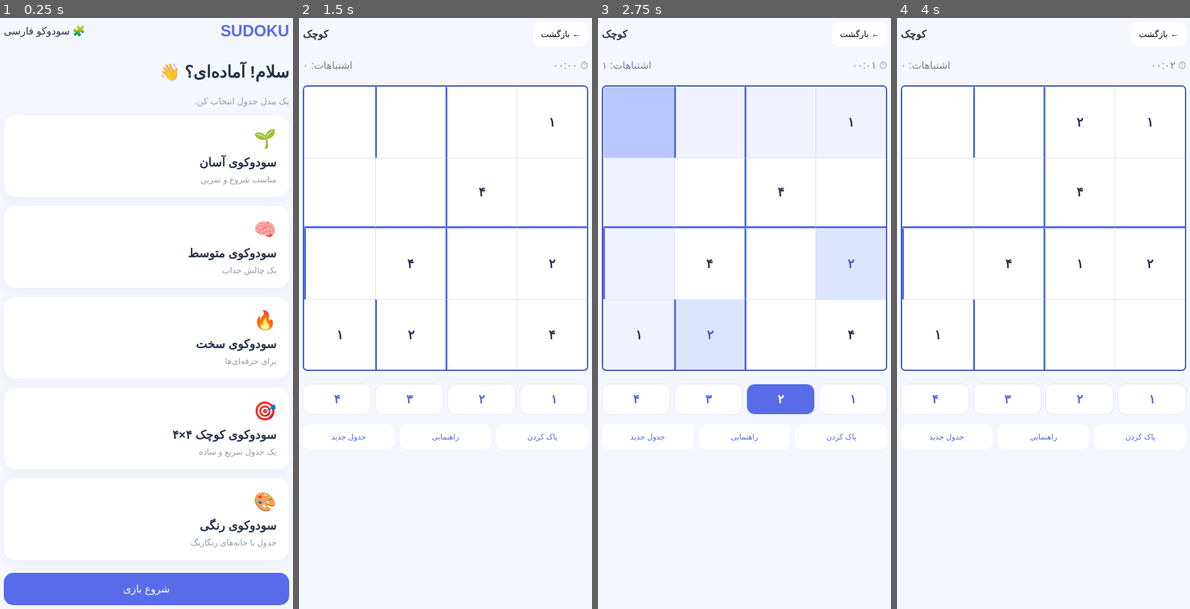
Above: before the commit, frames 1-4 (left to right).
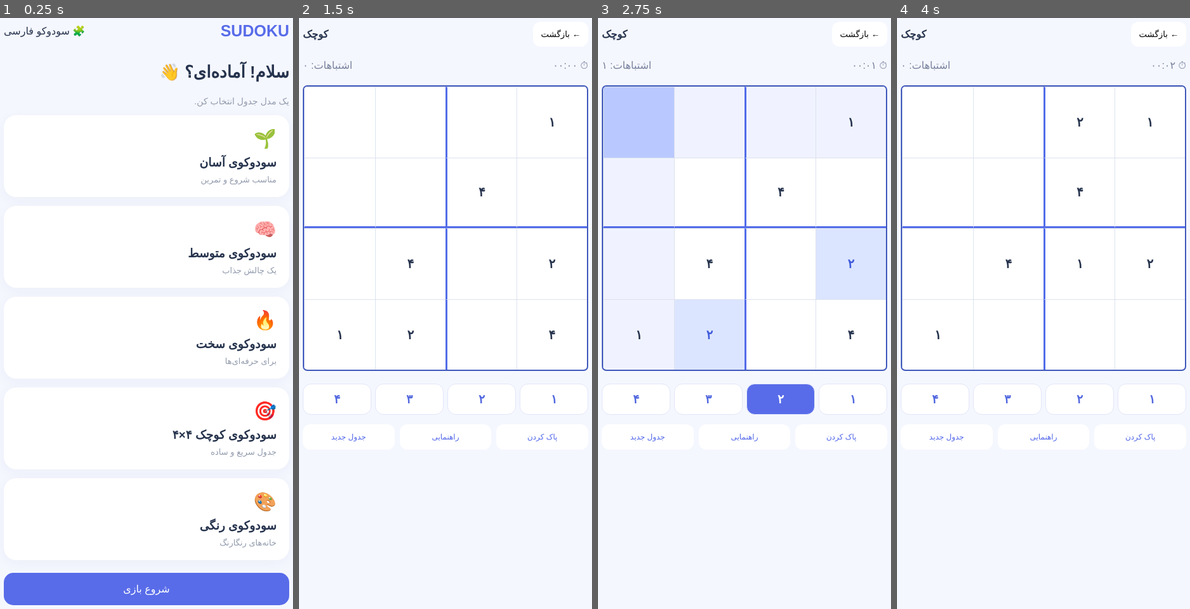
Above: after the commit, the same moments.

Repository: parsabouhi/sudoku-persian
Game: browser game, page index.html
Two runs of this game, one before a commit and one after it. Both use one fixed random seed, a clock stepped at 60 frames per second and the inputs below.
Inputs (mouse positions are in pixels of both pictures, inside the frame that each line leads up to):
- Up to frame 1 (0.25 s): no input
- Up to frame 2 (1.5 s): click (445, 425) at 1.27 s
- Up to frame 3 (2.75 s): click (639, 124) at 1.87 s; click "۲" at 2.47 s
- Up to frame 4 (4 s): click (1008, 195) at 3.07 s; click "جدول جدید" at 3.67 s

The runs differ from the first frame. In frame 1, 0.2% of the frame differs, in the area x 65-95%, y 72-90%; in frame 2, 0.2%; in frame 3, 0.2%; in frame 4, 0.2%.

Commit message:
Update index.html

Diff:
--- a/index.html
+++ b/index.html
@@ -3,41 +3,24 @@
 <html lang="fa" dir="rtl">
 <head>
 <meta charset="UTF-8">
-<meta name="viewport" content="width=device-width, initial-scale=1">
+<meta name="viewport" content="width=device-width,initial-scale=1">
 <meta name="theme-color" content="#f5f7ff">
 <title>سودوکو فارسی</title>
 
 <style>
 *{box-sizing:border-box}
 body{
- margin:0;
- background:#f5f7ff;
- color:#26334d;
+ margin:0;background:#f5f7ff;color:#26334d;
  font-family:Tahoma,Arial,sans-serif;
 }
-.container{
- max-width:480px;
- margin:auto;
- padding:22px 15px;
-}
-header{
- display:flex;
- justify-content:space-between;
- align-items:center;
-}
-.logo{
- font-size:25px;
- font-weight:bold;
- color:#586ce9;
-}
+.container{max-width:480px;margin:auto;padding:22px 15px}
+header{display:flex;justify-content:space-between;align-items:center}
+.logo{font-size:25px;font-weight:bold;color:#586ce9}
 h1{font-size:26px;margin-top:35px}
 .sub{color:#929bad;font-size:14px}
 .card{
- background:white;
- border-radius:20px;
- padding:20px;
- margin-top:14px;
- cursor:pointer;
+ background:white;border-radius:20px;padding:20px;
+ margin-top:14px;cursor:pointer;
  box-shadow:0 5px 20px #26365c0b;
 }
 .card h3{margin:0 0 8px}
@@ -45,33 +28,14 @@
 .icon{font-size:29px;margin-bottom:10px}
 button{font-family:inherit;cursor:pointer}
 .primary{
- width:100%;
- padding:16px;
- border:0;
- border-radius:15px;
- background:#586ce9;
- color:white;
- font-size:16px;
- margin-top:20px;
+ width:100%;padding:16px;border:0;border-radius:15px;
+ background:#586ce9;color:white;font-size:16px;margin-top:20px;
 }
 #game{display:none}
-.top{
- display:flex;
- justify-content:space-between;
- align-items:center;
-}
-.back{
- border:0;
- background:white;
- padding:12px;
- border-radius:12px;
-}
-.info{
- display:flex;
- justify-content:space-between;
- color:#77819b;
- margin-top:20px;
-}
+.top{display:flex;justify-content:space-between;align-items:center}
+.back{border:0;background:white;padding:12px;border-radius:12px}
+.info{display:flex;justify-content:space-between;color:#77819b;margin-top:20px}
+
 .board{
  display:grid;
  grid-template-columns:repeat(9,1fr);
@@ -95,37 +59,10 @@
  cursor:pointer;
  user-select:none;
 }
-
-/* خطوط عمودی مربع‌های ۳×۳ */
-.cell:nth-child(9n+3),
-.cell:nth-child(9n+6){
- border-left:3px solid #536ce9;
-}
-
-/* خطوط افقی مربع‌های ۳×۳ */
-.cell:nth-child(n+19):nth-child(-n+27),
-.cell:nth-child(n+46):nth-child(-n+54){
- border-bottom:3px solid #536ce9;
-}
-
-.cell.fixed{
- font-weight:bold;
- color:#26334d;
-}
-.cell.selected{
- background:#b9c9ff!important;
-}
-.cell.related{
- background:#f0f3ff;
-}
-.cell.same{
- background:#dce5ff;
- color:#405bdc;
-}
-.cell.wrong{
- color:#e34e65;
- background:#ffe8eb;
-}
+.cell.fixed{font-weight:bold;color:#26334d}
+.cell.selected{background:#b9c9ff!important}
+.cell.related{background:#f0f3ff}
+.cell.same{background:#dce5ff;color:#405bdc}
 
 /* جدول رنگی */
 .board.colorful .cell:nth-child(9n+1){background:#fff0ed}
@@ -137,40 +74,22 @@
 .board.colorful .cell:nth-child(9n+7){background:#e5f8f8}
 .board.colorful .cell:nth-child(9n+8){background:#fff0df}
 .board.colorful .cell:nth-child(9n+9){background:#eef0ff}
-.board.colorful .cell.selected{background:#b9c9ff!important}
 
 .numbers{
  display:grid;
  grid-template-columns:repeat(9,1fr);
- gap:6px;
- margin-top:20px;
+ gap:6px;margin-top:20px;
 }
 .numbers button{
- border:1px solid #e2e7f8;
- background:white;
- color:#5268df;
- border-radius:13px;
- min-height:49px;
- font-size:19px;
- font-weight:bold;
-}
-.numbers button.active{
- background:#586ce9;
- color:white;
-}
-.actions{
- display:flex;
- gap:8px;
- margin-top:15px;
-}
+ border:1px solid #e2e7f8;background:white;
+ color:#5268df;border-radius:13px;
+ min-height:49px;font-size:19px;font-weight:bold;
+}
+.numbers button.active{background:#586ce9;color:white}
+.actions{display:flex;gap:8px;margin-top:15px}
 .actions button{
- flex:1;
- border:0;
- background:white;
- color:#5368e9;
- padding:13px 4px;
- border-radius:12px;
- font-size:12px;
+ flex:1;border:0;background:white;color:#5368e9;
+ padding:13px 4px;border-radius:12px;font-size:12px;
 }
 </style>
 </head>
@@ -208,13 +127,13 @@
 <div class="card" onclick="start('کوچک',4,false)">
 <div class="icon">🎯</div>
 <h3>سودوکوی کوچک ۴×۴</h3>
-<p>یک جدول سریع و ساده</p>
+<p>جدول سریع و ساده</p>
 </div>
 
 <div class="card" onclick="start('رنگی',9,true)">
 <div class="icon">🎨</div>
 <h3>سودوکوی رنگی</h3>
-<p>جدول با خانه‌های رنگارنگ</p>
+<p>خانه‌های رنگارنگ</p>
 </div>
 
 <button class="primary" onclick="start('متوسط',9,false)">
@@ -269,14 +188,19 @@
   shuffle([0,1,2]).map(x=>g*3+x)
  );
  let nums=shuffle([1,2,3,4,5,6,7,8,9]);
+
  return rows.map(r=>cols.map(c=>
   nums[(r*3+Math.floor(r/3)+c)%9]
  ));
 }
 
 function makeSmall(){
- let base=[[1,2,3,4],[3,4,1,2],[2,1,4,3],[4,3,2,1]];
- return base;
+ return [
+ [1,2,3,4],
+ [3,4,1,2],
+ [2,1,4,3],
+ [4,3,2,1]
+ ];
 }
 
 function start(level,s,color){
@@ -298,19 +222,22 @@
  if(size===4){
   solution=makeSmall();
   puzzle=solution.map(r=>r.slice());
+
   shuffle(Array.from({length:16},(_,i)=>i))
-   .slice(7).forEach(i=>{
-    puzzle[Math.floor(i/4)][i%4]=0;
-   });
+  .slice(7).forEach(i=>{
+   puzzle[Math.floor(i/4)][i%4]=0;
+  });
  }else{
   solution=makeSolution();
   puzzle=solution.map(r=>r.slice());
+
   let level=document.getElementById('level').textContent;
   let count=level==='آسان'?35:level==='سخت'?52:43;
+
   shuffle(Array.from({length:81},(_,i)=>i))
-   .slice(0,count).forEach(i=>{
-    puzzle[Math.floor(i/9)][i%9]=0;
-   });
+  .slice(0,count).forEach(i=>{
+   puzzle[Math.floor(i/9)][i%9]=0;
+  });
  }
 
  initial=puzzle.map(r=>r.slice());
@@ -337,20 +264,22 @@
 
   if(initial[r][c])cell.classList.add('fixed');
 
-  if(size===9){
-   if(c===2||c===5)
-    cell.style.borderLeft='3px solid #536ce9';
-   if(r===2||r===5)
-    cell.style.borderBottom='3px solid #536ce9';
-  }else{
-   if(c===1)cell.style.borderLeft='3px solid #536ce9';
-   if(r===1)cell.style.borderBottom='3px solid #536ce9';
+  // خطوط دقیق مربع‌ها:
+  // در ۹×۹ بعد از هر ۳ خانه
+  // در ۴×۴ بعد از هر ۲ خانه
+  if((c+1)% (size===9?3:2)===0 && c!==size-1){
+   cell.style.borderLeft='3px solid #536ce9';
   }
 
-  if(selected&&selected[0]===r&&selected[1]===c)
+  if((r+1)% (size===9?3:2)===0 && r!==size-1){
+   cell.style.borderBottom='3px solid #536ce9';
+  }
+
+  if(selected&&selected[0]===r&&selected[1]===c){
    cell.classList.add('selected');
-  else if(selected&&(selected[0]===r||selected[1]===c))
+  }else if(selected&&(selected[0]===r||selected[1]===c)){
    cell.classList.add('related');
+  }
 
   if(v&&active===v)cell.classList.add('same');
 
@@ -371,7 +300,9 @@
  for(let n=1;n<=size;n++){
   let b=document.createElement('button');
   b.textContent=fa(n);
+
   if(active===n)b.classList.add('active');
+
   b.onclick=()=>put(n);
   nums.appendChild(b);
  }
@@ -379,6 +310,7 @@
 
 function put(n){
  active=n;
+
  if(!selected){render();return;}
 
  let [r,c]=selected;
